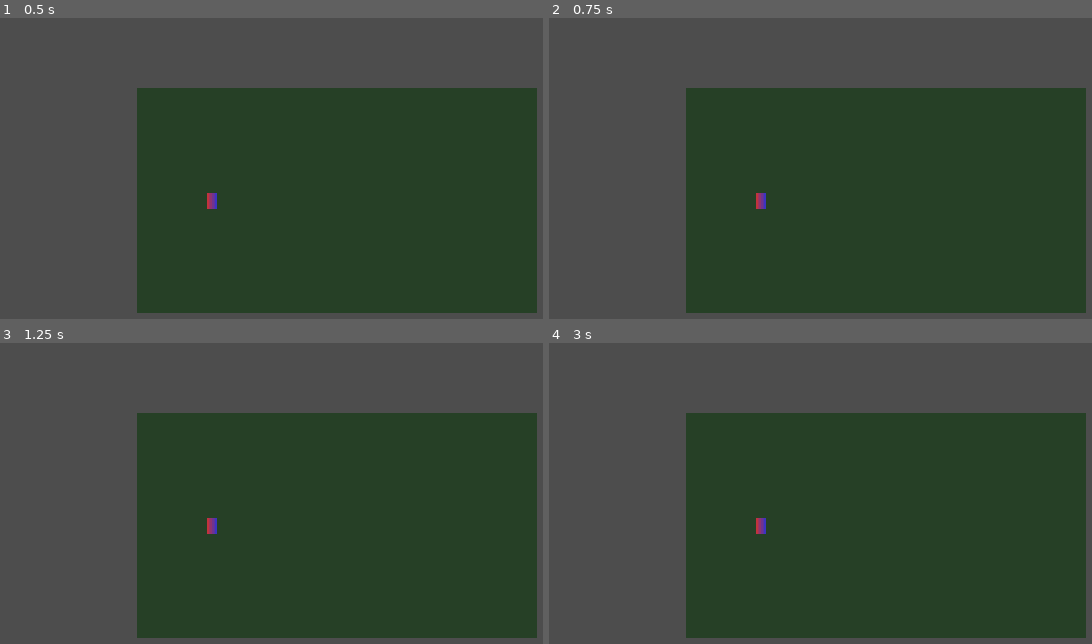
Above: before the commit, frames 1-4 (two rows, left to right).
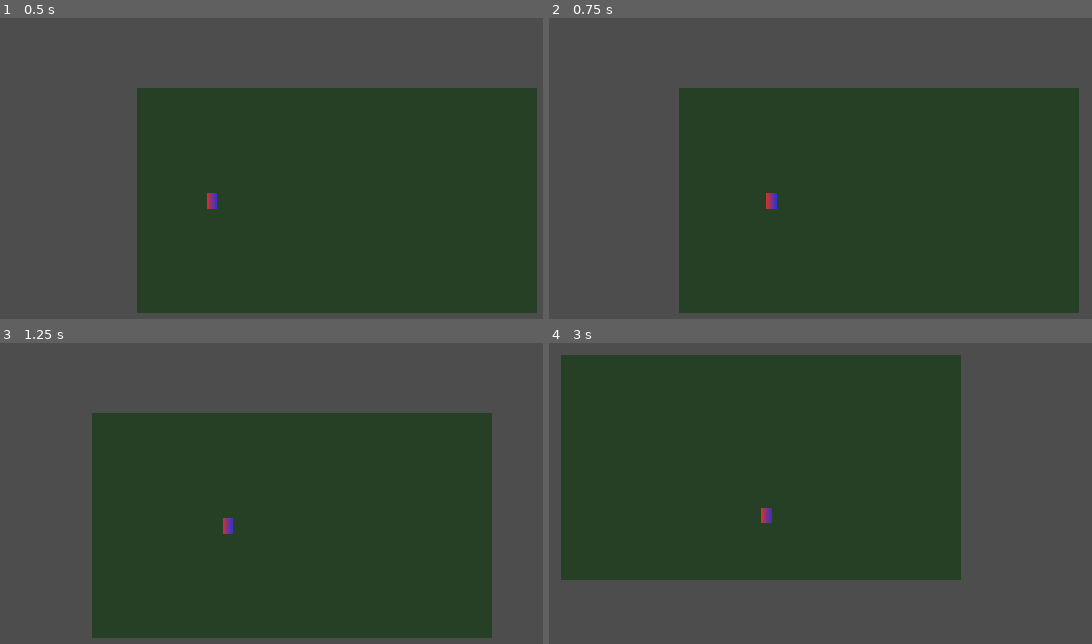
Above: after the commit, the same moments.

Repository: sleuthy-sloth/name-of-the-wind-fan-game
Game: Godot game, scene res://scenes/core/placeholder_test_a.tscn
Two runs of this game, one before a commit and one after it. Both use one fixed random seed, a clock stepped at 60 frames per second and the inputs below.
Inputs:
- Up to frame 1 (0.5 s): no input
- Up to frame 2 (0.75 s): tap Enter at 0.5 s; hold D (move_right) from 0.53 s (still down); tap E (interact) at 0.6 s
- Up to frame 3 (1.25 s): keep holding D (move_right)
- Up to frame 4 (3 s): release D (move_right) at 1.28 s; hold S (move_down) 1.28-2.03 s; tap E (interact) at 1.35, 2.1, 2.85 s; hold D (move_right) 2.03-2.78 s; hold W (move_up) from 2.78 s (still down)

Frame 1 is identical in both runs. In frame 2, 2.1% of the frame differs, in the area x 23-99%, y 23-99%; in frame 3, 13%; in frame 4, 54%, in the area x 2-99%, y 3-99%.

Commit message:
swarm-lane: auto-commit before cleanup

Diff:
--- a/scenes/player/player.gd
+++ b/scenes/player/player.gd
@@ -2,11 +2,7 @@
 
 @export var speed: float = 140.0
 
-func _ready() -> void:
-	print("DEBUG player _ready")
-
 func _physics_process(_delta: float) -> void:
 	var input_direction := Input.get_vector("move_left", "move_right", "move_up", "move_down")
 	velocity = input_direction * speed
-	print("DEBUG player velocity: " + str(velocity) + " pos: " + str(global_position))
 	move_and_slide()
--- a/scenes/player/player.tscn
+++ b/scenes/player/player.tscn
@@ -1,4 +1,6 @@
-[gd_scene load_steps=4 format=3]
+[gd_scene load_steps=5 format=3]
+
+[ext_resource type="Script" path="res://scenes/player/player.gd" id="1_player"]
 
 [sub_resource type="Gradient" id="Gradient_player_sprite"]
 colors = PackedColorArray(0.8, 0.2, 0.2, 1, 0.2, 0.2, 0.8, 1)
@@ -12,6 +14,7 @@
 size = Vector2(12, 16)
 
 [node name="Player" type="CharacterBody2D"]
+script = ExtResource("1_player")
 
 [node name="CollisionShape2D" type="CollisionShape2D" parent="."]
 shape = SubResource("RectangleShape2D_player_collision")
